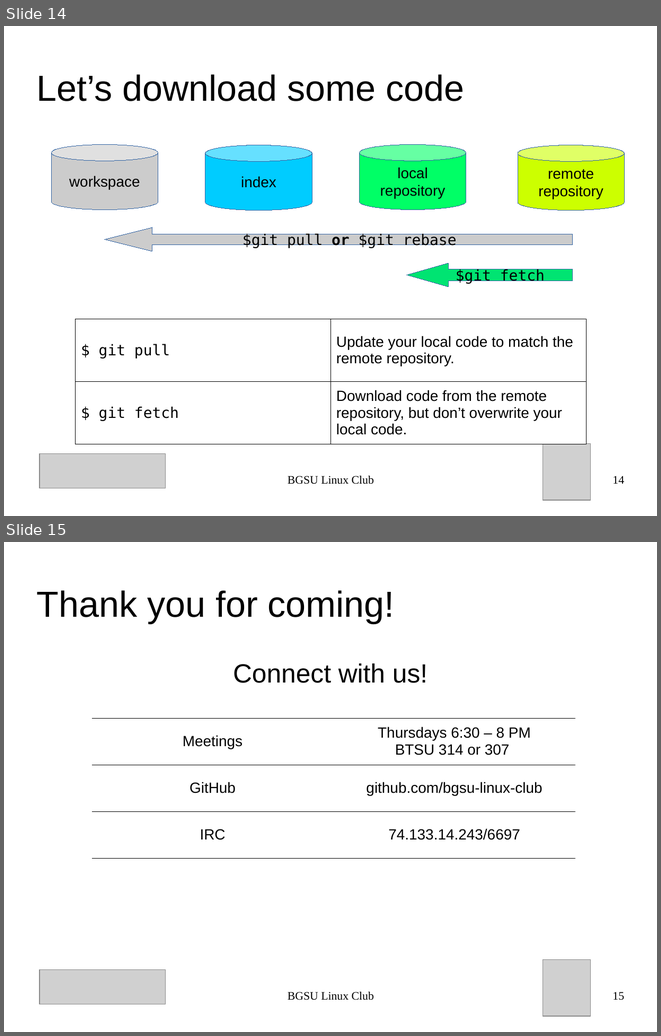
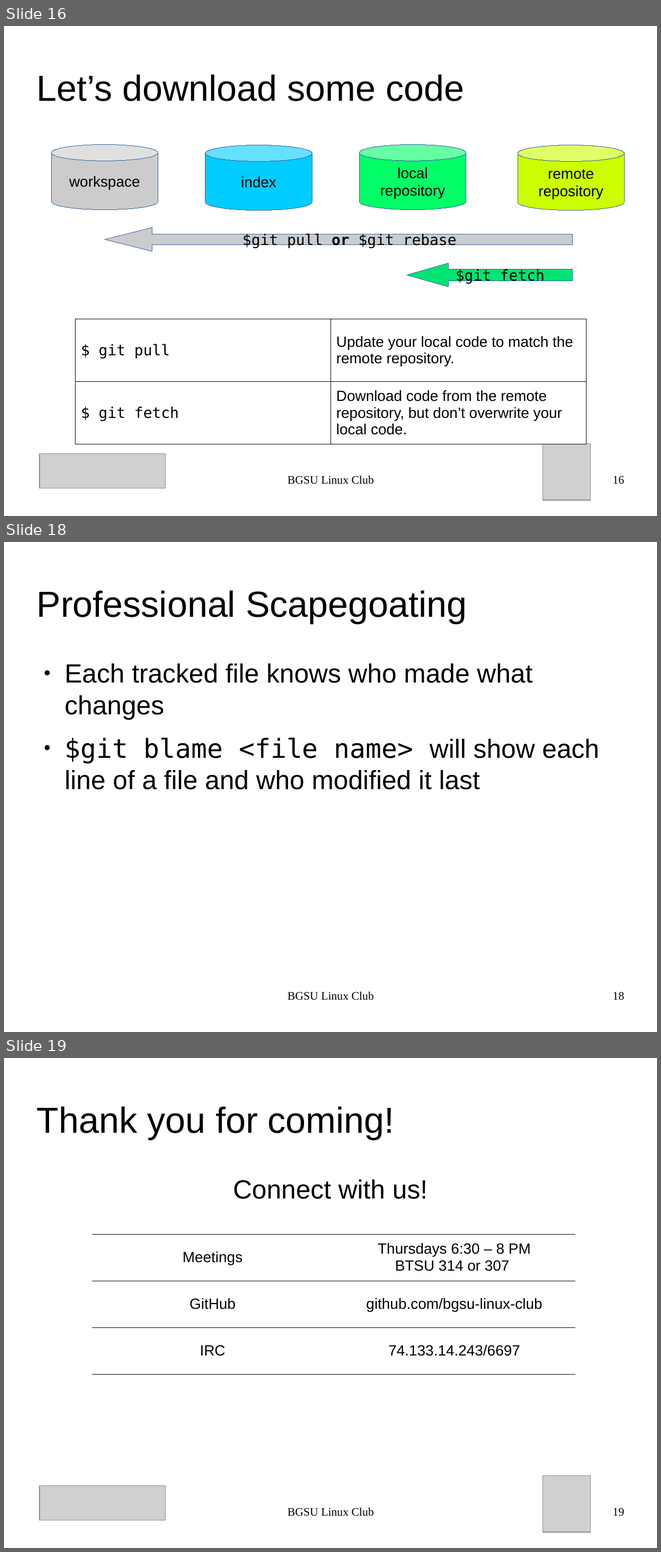
Before and after one commit to BGSU-Linux-Club/BGSU-Git-Tutorial, a slide deck: presentation.odp. Shown one above the other, each under a label of ours: slides 14 and 15 before the commit, slides 16, 18 and 19 after it; the slides between them are not shown. The pictures are 661x1036 and 661x1552 pixels, drawn with LibreOffice and Linux fonts; fonts in the diff are those of the drawing; grey boxes stand for pictures. Boxes give left, top, right and bottom in pixels: in the first picture for what was removed or moved away, otherwise in the second. Text is boxed around its words. In the diff, an @@ line names an element or a change of style, - is before the commit and + after.

```diff
--- a/presentation.odp
+++ b/presentation.odp
@@ slide 18 added at [4, 542, 657, 1032], background #FFFFFF @@
@@ title added at [37, 590, 467, 623], 44 pt, text #000000 @@
+Professional Scapegoating
@@ text added at [64, 663, 599, 790], 32 pt, text #000000 @@
+● Each tracked file knows who made what changes
+● $git blame <file name> will show each line of a file and who modified it last
@@ text added at [288, 991, 374, 1000], 14 pt, text #000000 @@
+BGSU Linux Club
@@ page number added at [612, 991, 624, 1000], 14 pt, text #000000 @@
+18
@@ what was slide 14 is now slide 16 @@
@@ page number at [612, 475, 624, 484]: text changed @@
-14
+16
@@ what was slide 15 is now slide 19 @@
@@ page number at [612, 1507, 624, 1516]: text changed @@
-15
+19
```
Also in this commit, not shown: 4 slides changed, 3 other slides added, 3 other files.
